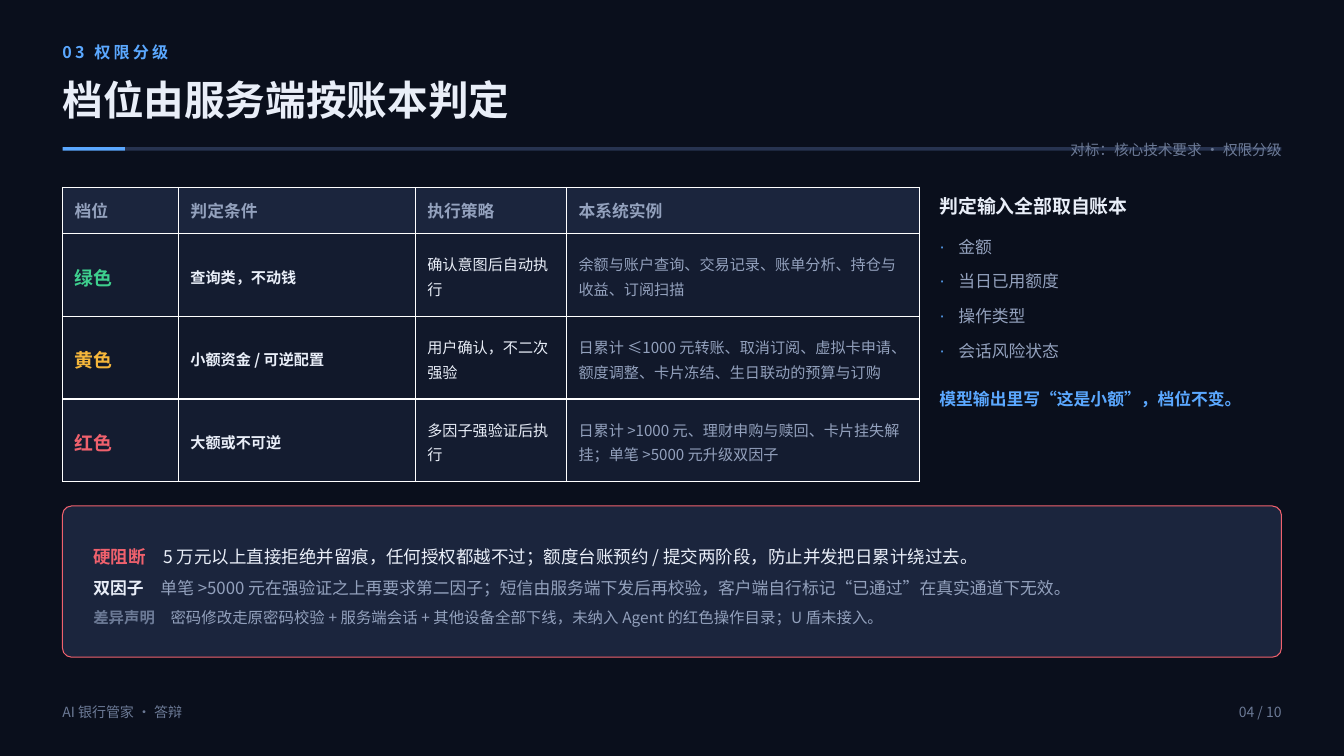
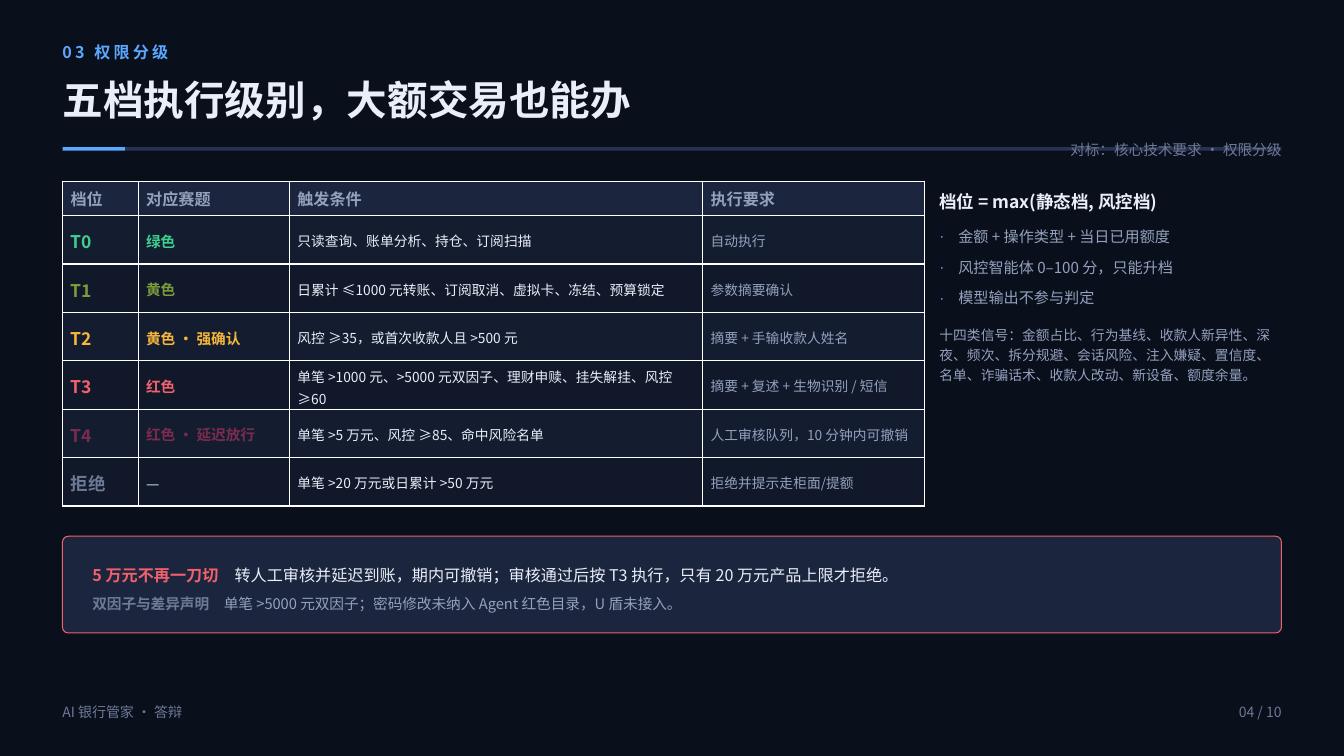
Before and after one commit to demo234kun/ai-bank-butler, a slide deck: slide 4 of docs/ppt/AI银行管家-答辩.pptx. Drawn at 1344x756 pixels with LibreOffice and Linux fonts; fonts in the diff are those of the drawing. Boxes give left, top, right and bottom in pixels: in the first picture for what was removed or moved away, otherwise in the second. Text is boxed around its words. In the diff, an @@ line names an element or a change of style, - is before the commit and + after.

```diff
--- a/docs/ppt/AI银行管家-答辩.pptx
+++ b/docs/ppt/AI银行管家-答辩.pptx
@@ text at (62,80,631,121): text changed @@
-档位由服务端按账本判定
+五档执行级别，大额交易也能办
@@ table at (63,181,925,614) @@
-row 1: 档位 | 判定条件 | 执行策略 | 本系统实例
-row 2: 绿色 | 查询类，不动钱 | 确认意图后自动执行 | 余额与账户查询、交易记录、账单分析、持仓与收益、订阅扫描
-row 3: 黄色 | 小额资金 / 可逆配置 | 用户确认，不二次强验 | 日累计 ≤1000 元转账、取消订阅、虚拟卡申请、额度调整、卡片冻结、生日联动的预算与订购
-row 4: 红色 | 大额或不可逆 | 多因子强验证后执行 | 日累计 >1000 元、理财申购与赎回、卡片挂失解挂；单笔 >5000 元升级双因子
+row 1: 档位 | 对应赛题 | 触发条件 | 执行要求
+row 2: T0 | 绿色 | 只读查询、账单分析、持仓、订阅扫描 | 自动执行
+row 3: T1 | 黄色 | 日累计 ≤1000 元转账、订阅取消、虚拟卡、冻结、预算锁定 | 参数摘要确认
+row 4: T2 | 黄色 · 强确认 | 风控 ≥35，或首次收款人且 >500 元 | 摘要 + 手输收款人姓名
+row 5: T3 | 红色 | 单笔 >1000 元、>5000 元双因子、理财申赎、挂失解挂、风控 ≥60 | 摘要 + 复述 + 生物识别 / 短信
+row 6: T4 | 红色 · 延迟放行 | 单笔 >5 万元、风控 ≥85、命中风险名单 | 人工审核队列，10 分钟内可撤销
+row 7: 拒绝 | — | 单笔 >20 万元或日累计 >50 万元 | 拒绝并提示走柜面/提额
@@ table: place and size @@
-table at (63,188,920,482)
+table at (63,181,925,614)
@@ text at (939,193,1270,381): text changed; size 12 to 9.8 pt; bold off @@
-判定输入全部取自账本
-· 金额
-· 当日已用额度
-· 操作类型
-· 会话风险状态
-模型输出里写“这是小额”，档位不变。
+档位 = max(静态档, 风控档)
+· 金额 + 操作类型 + 当日已用额度
+· 风控智能体 0–100 分，只能升档
+· 模型输出不参与判定
+十四类信号：金额占比、行为基线、收款人新异性、深夜、频次、拆分规避、会话风险、注入嫌疑、置信度、名单、诈骗话术、收款人改动、新设备、额度余量。
@@ rounded rectangle "5 万元不再一刀切 转人工审核并延迟到账，期内可撤销；审核通过后按 T3 执行，只有 ...": place and size @@
-rounded rectangle "5 万元不再一刀切 转人工审核并延迟到账，期内可撤销；审核通过后按 T3 执行，只有 ..." at (63,506,1281,657)
+rounded rectangle "5 万元不再一刀切 转人工审核并延迟到账，期内可撤销；审核通过后按 T3 执行，只有 ..." at (63,536,1281,633)
@@ text in rounded rectangle at (92,567,898,613): text changed; size 12 to 11.5 pt; text colour #93A1BD to #E9EEF8 @@
-硬阻断 5 万元以上直接拒绝并留痕，任何授权都越不过；额度台账预约 / 提交两阶段，防止并发把日累计绕过去。
-双因子 单笔 >5000 元在强验证之上再要求第二因子；短信由服务端下发后再校验，客户端自行标记“已通过”在真实通道下无效。
-差异声明 密码修改走原密码校验 + 服务端会话 + 其他设备全部下线，未纳入 Agent 的红色操作目录；U 盾未接入。
+5 万元不再一刀切 转人工审核并延迟到账，期内可撤销；审核通过后按 T3 执行，只有 20 万元产品上限才拒绝。
+双因子与差异声明 单笔 >5000 元双因子；密码修改未纳入 Agent 红色目录，U 盾未接入。
```
Also in this commit, not shown: 2 other slides changed, 28 other files.
